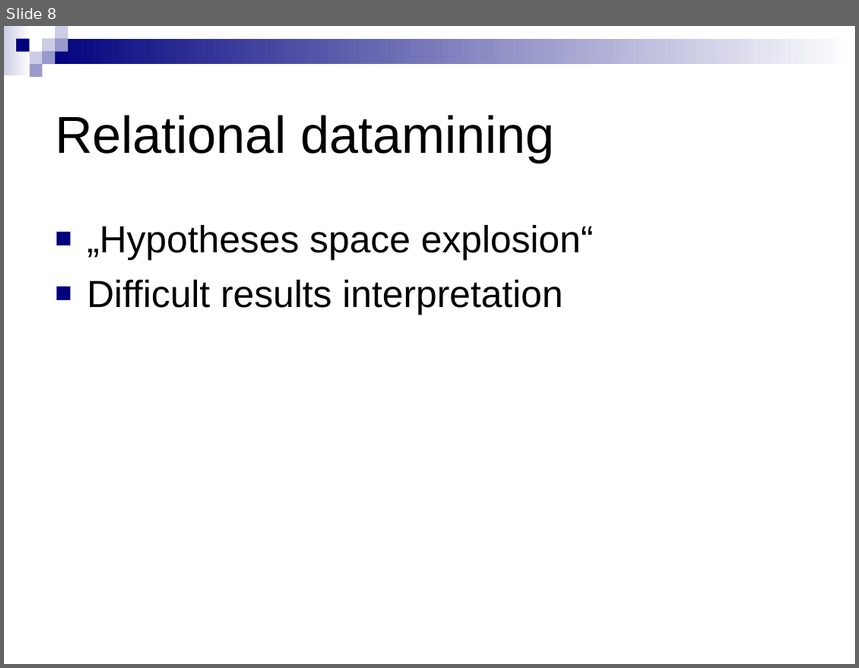
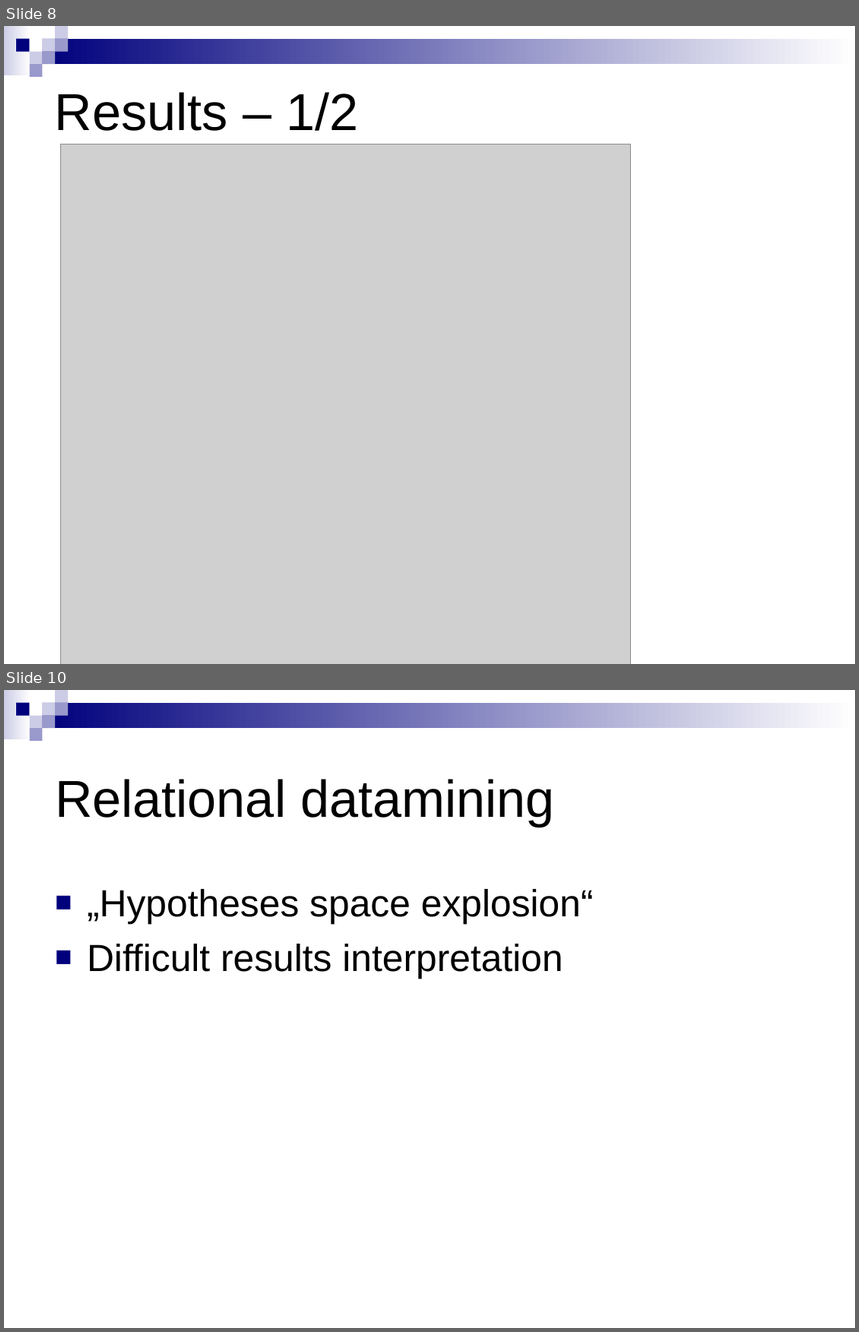
Before and after one commit to michalkovy/ferda, a slide deck: publications/keg4/Relational extensions.ppt. Shown one above the other, each under a label of ours: slide 8 before the commit, slides 8 and 10 after it; the slides between them are not shown. The pictures are 859x668 and 859x1332 pixels, drawn with LibreOffice and Linux fonts; fonts in the diff are those of the drawing; grey boxes stand for pictures. Boxes give left, top, right and bottom in pixels: in the first picture for what was removed or moved away, otherwise in the second. Text is boxed around its words. In the diff, an @@ line names an element or a change of style, - is before the commit and + after.

```diff
--- a/publications/keg4/Relational extensions.ppt
+++ b/publications/keg4/Relational extensions.ppt
@@ slide 8 added at (x1=4, y1=26, x2=855, y2=664), background #FFFFFF; not listed: 9 template elements that a slide beside it also shows @@
@@ title added at (x1=55, y1=92, x2=358, y2=131), 44 pt, text #000000 @@
+Results – 1/2
@@ picture added at (x1=61, y1=145, x2=630, y2=664) @@
@@ what was slide 8 is now slide 10 @@
```
Also in this commit, not shown: 1 slide changed, 1 other slide added.
